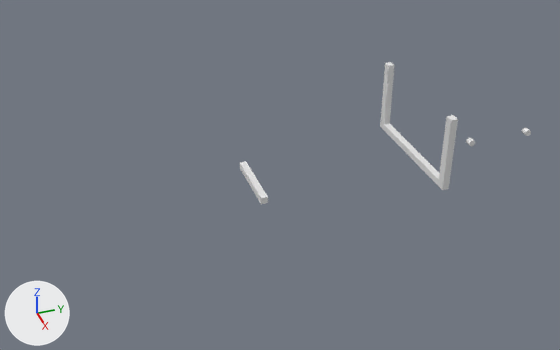
What one commit did to the Blender file stepnrowdrive.blend.
Camera for both pictures: a 50 mm camera at (19.34, -10.75, 12.12) aimed at (0.53, -4.16, -0.16). Arrows for +X, +Y and +Z are at lower left; the lights stay in place.
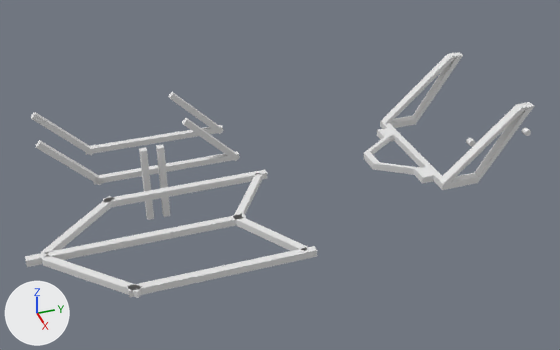
Patch to the scene script:
```diff
--- a/stepnrowdrive.blend.py
+++ b/stepnrowdrive.blend.py
@@ me_cube_003 @@
 # used by ob_cube; location = (1.59, -0.33, 0.45); scale = (2.0, 0.1, 0.1)
-me_cube_003.from_pydata(...)  # 80 vertices, 72 faces, 4 loose edges; spans x -1.0..1.0, y -51.0..1.0, z -1.0..21.0
+me_cube_003.from_pydata(...)  # 8 vertices, 6 faces; spans x -1.0..1.0, y -1.0..1.0, z -1.0..1.0
+# me_cube_003 part 1: the loose piece of 8 vertices spanning x -0.5..0.5, y -51.0..-49.0, z -1.0..1.0 is deleted
+# me_cube_003 part 2
+# 64 vertices are removed from x -1.0..1.0, y -1.0..1.0, z -1.0..21.0
+# 64 faces are deleted
+# 4 loose edges are deleted
+# 4 new faces join them
@@ ob_cube @@
 ob_cube = bpy.data.objects.new('Cube', me_cube_003)
-ob_cube.location = (1.59, -0.33, 0.45)
-ob_cube.scale = (2.0, 0.1, 0.1)
+ob_cube.location = (0.6, -7.02, 0.0)
+ob_cube.rotation_euler = (0.0, 0.0, 4.712)  # degrees (0, 0, 270)
+ob_cube.scale = (2.4, 0.1, 0.1)
@@ ob_rowslider @@
+ob_rowslider = bpy.data.objects.new('rowslider', me_cube_003_1)  # 112 vertices, 100 faces, 4 loose edges; spans x -1.0..1.0, y -4.6..24.8, z -1.0..21.0
+ob_rowslider.location = (1.59, -0.33, 0.45)
+ob_rowslider.scale = (2.0, 0.1, 0.1)
@@ ob_triangular @@
+ob_triangular = bpy.data.objects.new('triangular', me_cube_000)  # 16 vertices, 14 faces; spans x -0.5..0.5, y -61.0..-49.0, z -1.0..1.0
+ob_triangular.location = (1.59, 4.32, 0.45)
+ob_triangular.scale = (2.0, 0.1, 0.1)
@@ ob_cube_001 @@
+ob_cube_001 = bpy.data.objects.new('Cube.001', me_cube_001)  # a box spanning x -1.0..1.0, y -1.0..1.0, z -1.0..1.0
+ob_cube_001.location = (2.6, -8.77, 0.0)
+ob_cube_001.rotation_euler = (0.0, 0.0, 4.712)  # degrees (0, 0, 270)
+ob_cube_001.scale = (2.88, 0.1, 0.1)
@@ ob_cube_002 @@
+ob_cube_002 = bpy.data.objects.new('Cube.002', me_cube_001.copy())
+ob_cube_002.location = (1.5, -10.18, 0.0)
+ob_cube_002.rotation_euler = (0.0, 0.0, 8.639)  # degrees (0, 0, 135)
+ob_cube_002.scale = (1.44, 0.1, 0.1)
@@ ob_cube_003 @@
+ob_cube_003 = bpy.data.objects.new('Cube.003', me_cube_001.copy())
+ob_cube_003.location = (3.7, -10.18, 0.0)
+ob_cube_003.rotation_euler = (0.0, 0.0, 10.21)  # degrees (0, 0, 225)
+ob_cube_003.scale = (1.44, 0.1, 0.1)
@@ ob_cube_004 @@
+ob_cube_004 = bpy.data.objects.new('Cube.004', me_cube_001.copy())
+ob_cube_004.location = (3.55, -5.51, 0.0)
+ob_cube_004.rotation_euler = (0.0, 0.0, 16.28)  # degrees (0, 0, 213)
+ob_cube_004.scale = (1.2, 0.1, 0.1)
@@ ob_cube_005 @@
+ob_cube_005 = bpy.data.objects.new('Cube.005', me_cube_001.copy())
+ob_cube_005.location = (1.65, -5.51, 0.0)
+ob_cube_005.rotation_euler = (0.0, 0.0, 15.13)  # degrees (0, 0, 147)
+ob_cube_005.scale = (1.2, 0.1, 0.1)
@@ ob_cube_006 @@
+ob_cube_006 = bpy.data.objects.new('Cube.006', me_cube_001.copy())
+ob_cube_006.location = (-2.4, -5.51, -0.25)
+ob_cube_006.rotation_euler = (4.712, 0.785, 14.14)  # degrees (270, 45, 90)
+ob_cube_006.scale = (1.2, 0.1, 0.1)
@@ ob_cube_007 @@
+ob_cube_007 = bpy.data.objects.new('Cube.007', me_cube_001.copy())
+ob_cube_007.location = (-4.4, -5.51, -0.25)
+ob_cube_007.rotation_euler = (-1.571, -0.785, 17.28)  # degrees (-90, -45, 270)
+ob_cube_007.scale = (1.2, 0.1, 0.1)
@@ ob_cube_008 @@
+ob_cube_008 = bpy.data.objects.new('Cube.008', me_cube_001.copy())
+ob_cube_008.location = (-4.4, -10.03, -0.25)
+ob_cube_008.rotation_euler = (-1.571, -0.785, 11.0)  # degrees (-90, -45, 270)
+ob_cube_008.scale = (1.2, 0.1, 0.1)
@@ ob_cube_009 @@
+ob_cube_009 = bpy.data.objects.new('Cube.009', me_cube_001.copy())
+ob_cube_009.location = (-2.4, -10.03, -0.25)
+ob_cube_009.rotation_euler = (4.712, 0.785, 7.854)  # degrees (270, 45, 90)
+ob_cube_009.scale = (1.2, 0.1, 0.1)
@@ ob_cube_010 @@
+ob_cube_010 = bpy.data.objects.new('Cube.010', me_cube_001.copy())
+ob_cube_010.location = (-4.4, -7.02, -1.0)
+ob_cube_010.rotation_euler = (-1.571, 0.0, 4.712)  # degrees (-90, 0, 270)
+ob_cube_010.scale = (2.4, 0.1, 0.1)
@@ ob_cube_011 @@
+ob_cube_011 = bpy.data.objects.new('Cube.011', me_cube_001.copy())
+ob_cube_011.location = (-2.4, -7.02, -1.0)
+ob_cube_011.rotation_euler = (-4.712, 0.0, 4.712)  # degrees (-270, 0, 270)
+ob_cube_011.scale = (2.4, 0.1, 0.1)
@@ ob_cube_012 @@
+ob_cube_012 = bpy.data.objects.new('Cube.012', me_cube_001.copy())
+ob_cube_012.location = (-0.4, -8.03, -0.25)
+ob_cube_012.rotation_euler = (3.142, 1.571, 6.283)  # degrees (180, 90, 360)
+ob_cube_012.scale = (1.2, 0.1, 0.1)
@@ ob_cube_013 @@
+ob_cube_013 = bpy.data.objects.new('Cube.013', me_cube_001.copy())
+ob_cube_013.location = (-0.4, -7.53, -0.25)
+ob_cube_013.rotation_euler = (3.142, 1.571, 6.283)  # degrees (180, 90, 360)
+ob_cube_013.scale = (1.2, 0.1, 0.1)
@@ ob_cube_014 @@
+ob_cube_014 = bpy.data.objects.new('Cube.014', me_cube_001.copy())
+ob_cube_014.location = (4.6, -7.02, 0.0)
+ob_cube_014.rotation_euler = (0.0, 0.0, 4.712)  # degrees (0, 0, 270)
+ob_cube_014.scale = (2.4, 0.1, 0.1)
```

Pixel boxes (x1, y1, x2, y2) of what changed, in the pictures (560 x 350 px):
'rowslider', added: after (377, 52, 534, 190)
'Cube', reshaped, moved, turned, rescaled: before (240, 62, 458, 204); after (103, 170, 267, 207)
'Cube.001', added: after (25, 214, 246, 267)
'Cube.014', added: after (128, 246, 317, 297)
'Cube.003', added: after (42, 255, 142, 298)
'Cube.011', added: after (94, 151, 239, 185)
'Cube.010', added: after (85, 125, 223, 155)
'Cube.002', added: after (41, 196, 112, 253)
'Cube.004', added: after (233, 215, 307, 251)
'triangular', added: after (363, 136, 420, 175)
'Cube.009', added: after (36, 140, 103, 185)
'Cube.008', added: after (31, 112, 92, 156)
'Cube.013', added: after (156, 144, 170, 217)
'Cube.012', added: after (139, 147, 154, 220)
'Cube.006', added: after (182, 118, 240, 161)
'Cube.005', added: after (234, 173, 263, 218)
'Cube.007', added: after (169, 92, 224, 134)
part 1 of me_cube_003, deleted: before (240, 162, 268, 204)
part 2 of me_cube_003, cut back: before (380, 62, 458, 187); after (103, 170, 267, 207)
